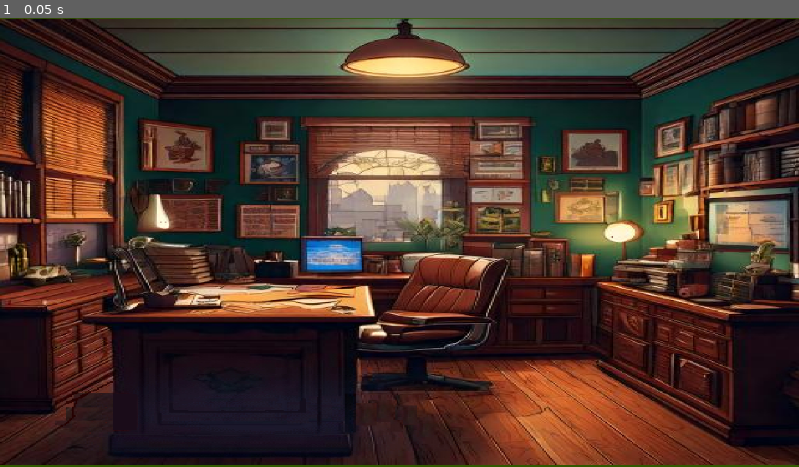
Above: before the commit, frame 1.
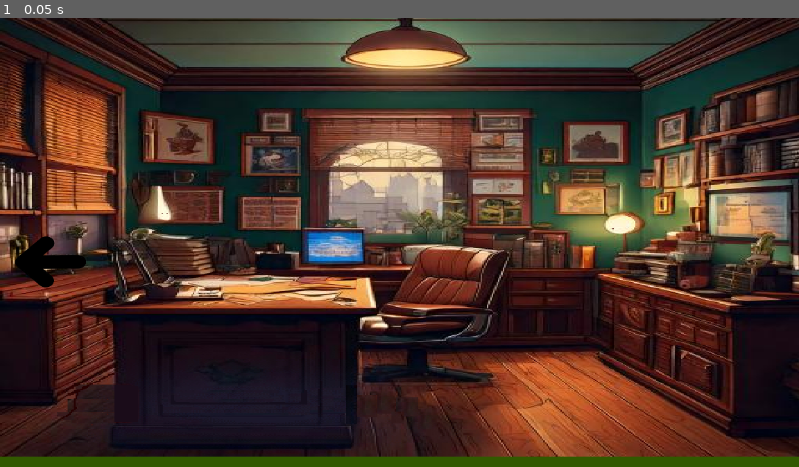
Above: after the commit, the same moment.

Repository: conner12345678/point-and-click-game
Game: Godot game, scene res://office.tscn
Two runs of this game, one before a commit and one after it. Both use one fixed random seed, a clock stepped at 60 frames per second and the inputs below. The project has no main scene, so this scene is started directly.
Inputs:
- Up to frame 1 (0.05 s): no input

The runs differ from the first frame. In frame 1, 45% of the frame differs, in the area x 0-100%, y 0-100%.

Commit message:
worked on the map

Diff:
--- /dev/null
+++ b/office.gd
@@ -0,0 +1,25 @@
+extends Node2D
+
+
+# Called when the node enters the scene tree for the first time.
+func _ready():
+	pass # Replace with function body.
+
+
+# Called every frame. 'delta' is the elapsed time since the previous frame.
+func _process(delta):
+	if Input.is_action_just_pressed("select"):
+		if handle_click($"Back-arrow"):
+			get_tree().change_scene_to_file("res://street.tscn")
+func handle_click(item):
+	var mouse_pos = get_global_mouse_position()
+
+	# Get the global position and size of the duplicate
+	var item_pos = item.global_position
+	var size = item.get_texture().get_size() * item.get_global_scale()  # Assuming `duplicate` has a texture
+
+	# Create a Rect2 using the duplicate's position and size
+	var rect = Rect2(item_pos - size * 0.5, size)
+
+	# Check if the mouse is within the bounding box
+	return rect.has_point(mouse_pos)
--- a/office.tscn
+++ b/office.tscn
@@ -1,10 +1,18 @@
-[gd_scene load_steps=2 format=3 uid="uid://b2jnfanosm1im"]
+[gd_scene load_steps=4 format=3 uid="uid://b2jnfanosm1im"]
 
-[ext_resource type="Texture2D" uid="uid://b27hf1ga5w3yq" path="res://images/detectives-office.png.png" id="1_v25im"]
+[ext_resource type="Script" path="res://office.gd" id="1_eujqf"]
+[ext_resource type="Texture2D" uid="uid://b27hf1ga5w3yq" path="res://images/detectives-office.png" id="2_607e6"]
+[ext_resource type="Texture2D" uid="uid://cyergqn7wi78" path="res://images/back-arrow.png" id="2_ltsga"]
 
 [node name="office" type="Node2D"]
+script = ExtResource("1_eujqf")
 
-[node name="Sprite2D" type="Sprite2D" parent="."]
-position = Vector2(576.5, 323)
-scale = Vector2(0.225977, 0.125781)
-texture = ExtResource("1_v25im")
+[node name="officeImage" type="Sprite2D" parent="."]
+position = Vector2(578, 311)
+scale = Vector2(0.225586, 0.125781)
+texture = ExtResource("2_607e6")
+
+[node name="Back-arrow" type="Sprite2D" parent="."]
+position = Vector2(73, 352)
+scale = Vector2(0.455556, 0.371111)
+texture = ExtResource("2_ltsga")
--- a/project.godot
+++ b/project.godot
@@ -14,6 +14,14 @@
 config/features=PackedStringArray("4.1", "Forward Plus")
 config/icon="res://icon.svg"
 
+[input]
+
+select={
+"deadzone": 0.5,
+"events": [Object(InputEventMouseButton,"resource_local_to_scene":false,"resource_name":"","device":-1,"window_id":0,"alt_pressed":false,"shift_pressed":false,"ctrl_pressed":false,"meta_pressed":false,"button_mask":1,"position":Vector2(315, 22),"global_position":Vector2(319, 65),"factor":1.0,"button_index":1,"canceled":false,"pressed":true,"double_click":false,"script":null)
+]
+}
+
 [rendering]
 
 environment/defaults/default_clear_color=Color(0.196078, 0.34902, 0, 1)
--- /dev/null
+++ b/street.gd
@@ -0,0 +1,26 @@
+extends Node2D
+
+
+# Called when the node enters the scene tree for the first time.
+func _ready():
+	pass # Replace with function body.
+
+
+# Called every frame. 'delta' is the elapsed time since the previous frame.
+func _process(delta):
+		if Input.is_action_just_pressed("select"):
+			if handle_click($"Car"):
+				get_tree().change_scene_to_file("res://office.tscn")
+
+func handle_click(item):
+	var mouse_pos = get_global_mouse_position()
+
+	# Get the global position and size of the duplicate
+	var item_pos = item.global_position
+	var size = item.get_texture().get_size() * item.get_global_scale()  # Assuming `duplicate` has a texture
+
+	# Create a Rect2 using the duplicate's position and size
+	var rect = Rect2(item_pos - size * 0.5, size)
+
+	# Check if the mouse is within the bounding box
+	return rect.has_point(mouse_pos)
--- /dev/null
+++ b/street.tscn
@@ -0,0 +1,18 @@
+[gd_scene load_steps=4 format=3 uid="uid://bt58ar4tueos3"]
+
+[ext_resource type="Script" path="res://street.gd" id="1_cg1gn"]
+[ext_resource type="Texture2D" uid="uid://bfhfr2e3io5hh" path="res://images/street.png" id="1_u0hpc"]
+[ext_resource type="Texture2D" uid="uid://bsi860fk26623" path="res://images/car.png" id="2_55fvn"]
+
+[node name="street" type="Node2D"]
+script = ExtResource("1_cg1gn")
+
+[node name="streetImage" type="Sprite2D" parent="."]
+position = Vector2(577.5, 325)
+scale = Vector2(0.225195, 0.126172)
+texture = ExtResource("1_u0hpc")
+
+[node name="Car" type="Sprite2D" parent="."]
+position = Vector2(633, 271)
+scale = Vector2(0.36, 0.329)
+texture = ExtResource("2_55fvn")
Not shown, changed: images/back-arrow.png.import
Binary file added: images/car.png
Not shown, added: images/car.png.import
Renamed: images/detectives-office.png.png -> images/detectives-office.png
Not shown, added: images/detectives-office.png.import
Binary file added: images/street.png
Not shown, added: images/street.png.import
